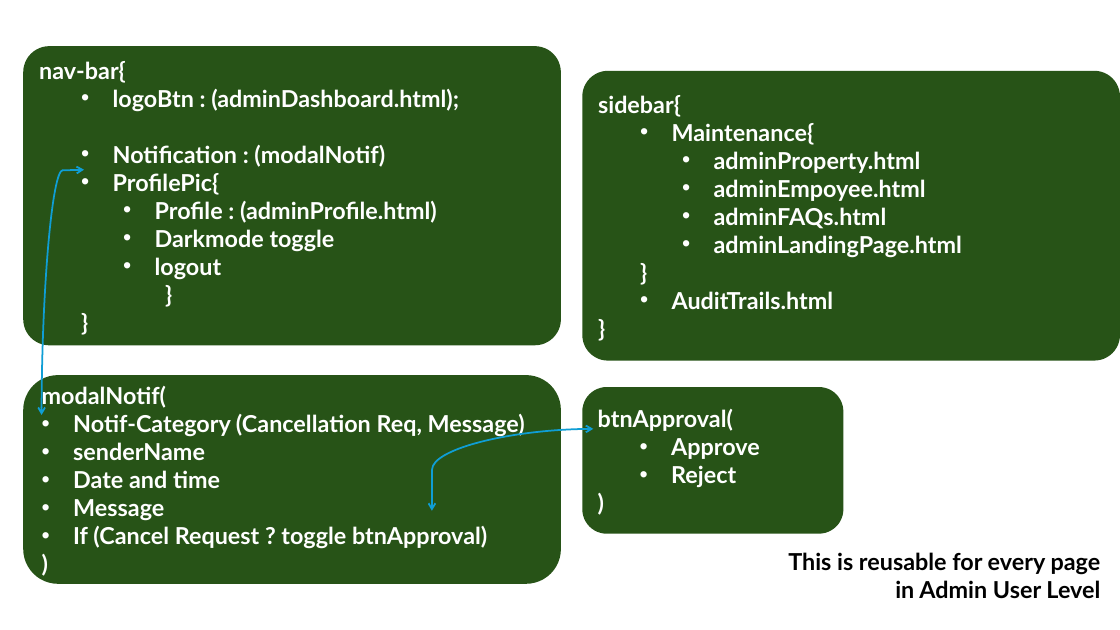
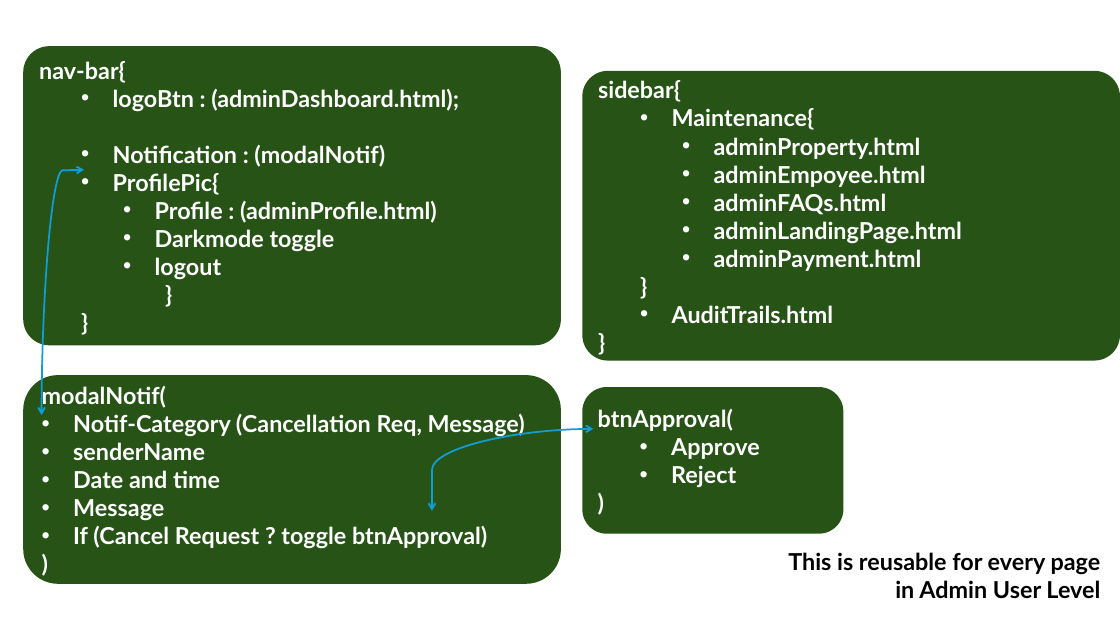
Before and after one commit to Booking-Resevation-Betcha-Homie-House/CAPSTONE-Development-Road-Map, a slide deck: slide 10 of betchaBooking-USECASE.pptx. Drawn at 1120x630 pixels with LibreOffice and Linux fonts; fonts in the diff are those of the drawing. Boxes give left, top, right and bottom in pixels: in the first picture for what was removed or moved away, otherwise in the second. Text is boxed around its words. In the diff, an @@ line names an element or a change of style, - is before the commit and + after.

```diff
--- a/betchaBooking-USECASE.pptx
+++ b/betchaBooking-USECASE.pptx
@@ text in rounded rectangle at bbox=[714, 249, 922, 271]: paragraph added @@
+    • adminPayment.html
```
Also in this commit, not shown: 1 other slide changed, 5 slides added, 1 other file.
